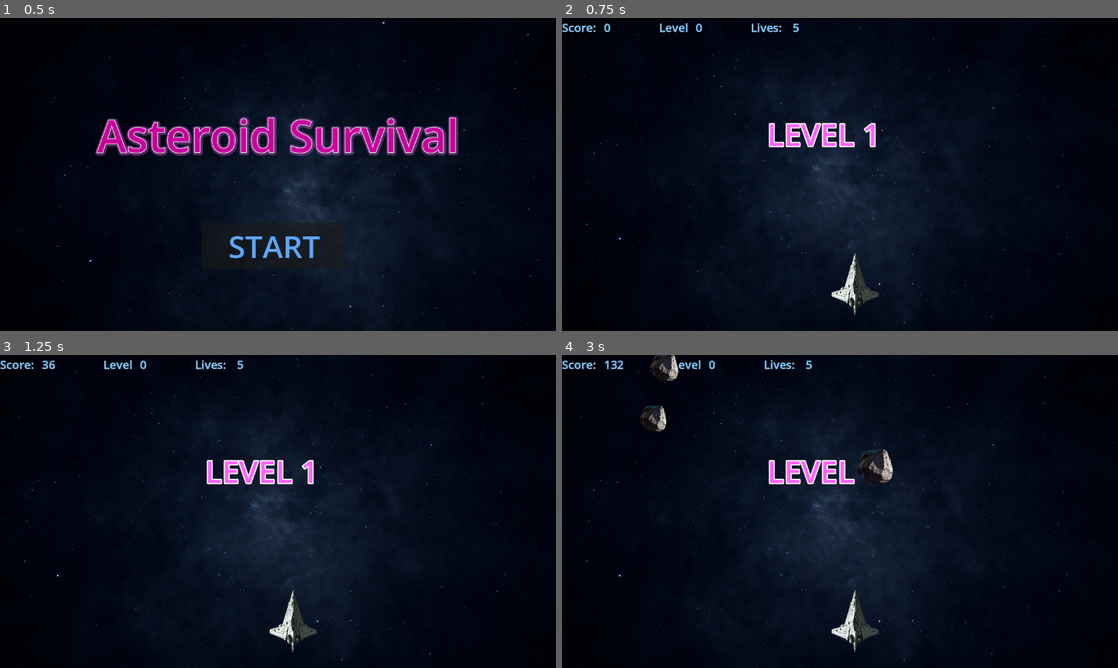
Above: before the commit, frames 1-4 (two rows, left to right).
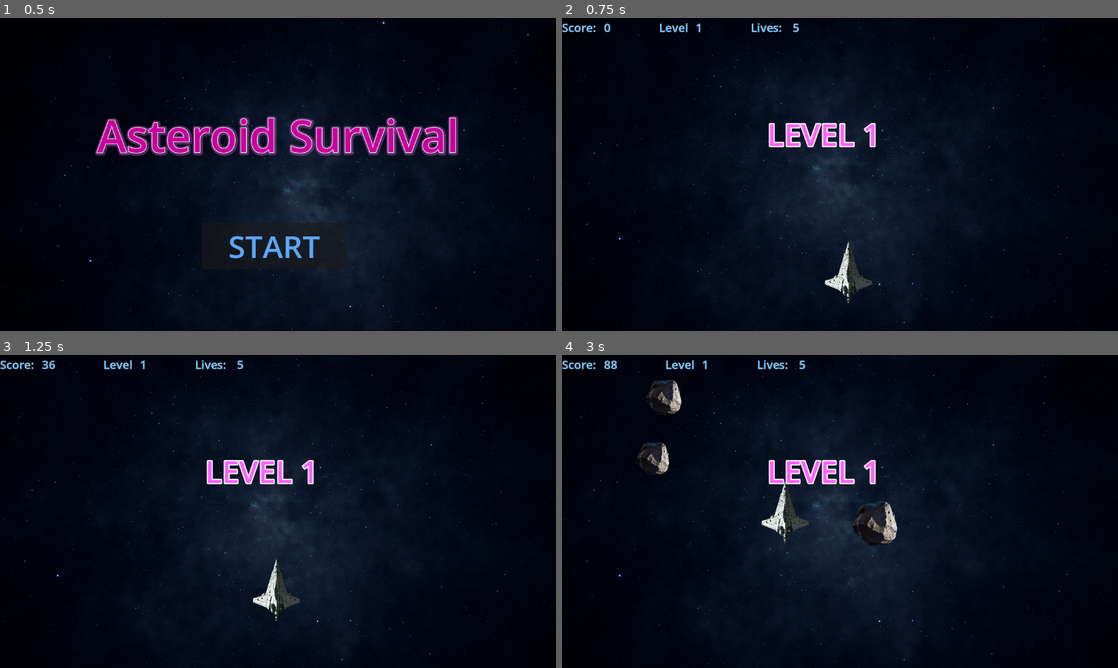
Above: after the commit, the same moments.

Repository: garystorey/godot-space-game
Game: Godot game, scene res://start.tscn
The game is run twice, just before and just after one commit, with the same random seed, the same clock (stepped at 60 frames per second) and the same inputs.
Inputs (mouse positions are in pixels of both pictures, inside the frame that each line leads up to):
- Up to frame 1 (0.5 s): no input
- Up to frame 2 (0.75 s): click "START" at 0.5 s
- Up to frame 3 (1.25 s): no input
- Up to frame 4 (3 s): move the mouse to (962, 495) at 1.27 s; move the mouse to (728, 527) at 2.02 s; move the mouse to (895, 442) at 2.77 s

Frame 1 is identical in both runs. In frame 2, 0.8% of the frame differs, in the area x 24-57%, y 1-96%; in frame 3, 1.0%; in frame 4, 3.5%, in the area x 7-61%, y 0-96%.
Error before the commit: Parse Error: Could not parse global class "AnimateNode" from "res://animation_component.gd". (res://player.gd:8)

Commit message:
update animate node

Diff:
--- a/animation_component.gd
+++ b/animation_component.gd
@@ -1,4 +1,3 @@
-# Godot 4.4 — GDScript
 @tool
 class_name AnimateNode
 extends Node
@@ -43,6 +42,10 @@
 var parent: Node
 var tween_data: Dictionary = {}
 
+# Single-owner tween + start-state snapshot for safe resets
+var _active_tween: Tween
+var _start_snapshot: Dictionary = {} # property_path:String -> start_value:Variant
+
 @export_group("Playback")
 @export var play_parallel: bool = true
 @export var auto_play_on_ready: bool = false
@@ -229,13 +232,11 @@
 @export var size_y_duration := 0.5
 @export var size_y_trans: Tween.TransitionType = Tween.TRANS_SINE
 @export var size_y_ease: Tween.EaseType = Tween.EASE_IN_OUT
-
 @export var size_y_loop := false
 @export var size_y_yoyo := false
 
 
 func _enter_tree() -> void:
-	# Initialize typed sequential_order safely (works in editor because @tool)
 	if sequential_order.is_empty():
 		sequential_order.assign(ALL_KEYS)
 	_refresh_tween_data()
@@ -246,11 +247,10 @@
 	if parent == null:
 		push_warning("AnimateNode has no parent; using self.")
 		parent = self
-	# Don’t auto-run in the editor even if enabled
+	_refresh_tween_data()
+	# Do not auto-run in editor
 	if auto_play_on_ready and not Engine.is_editor_hint():
 		play_enabled()
-	_refresh_tween_data()
-
 
 func _notification(what: int) -> void:
 	if what == NOTIFICATION_POSTINITIALIZE:
@@ -260,76 +260,146 @@
 # Editor button handler (safe, non-recursive)
 func _set_editor_action(value: EditorAction) -> void:
 	if value == EditorAction.RESET_ORDER:
-		sequential_order.assign(ALL_KEYS)  # keeps Array[StringName] typing
+		sequential_order.assign(ALL_KEYS)
 		set_deferred("editor_action", EditorAction.NONE)
 
 
 func play_enabled() -> Tween:
-        _refresh_tween_data()
-
-        var tween: Tween = parent.create_tween()
-        tween.set_parallel(play_parallel)
-
-        var requires_loop := false
-        var has_tracks := false
-
-        var keys: Array[StringName] = play_parallel ? ALL_KEYS : sequential_order
-
-        for key in keys:
-                if not tween_data.has(key):
-                        continue
-
-                var track: Dictionary = tween_data[key]
-                if _apply_track(tween, track):
-                        has_tracks = true
-                        if track.get("loop", false):
-                                requires_loop = true
-
-        if not has_tracks:
-                tween.kill()
-                return tween
-
-        if requires_loop:
-                tween.set_loops()
-
-        tween.play()
-        return tween
+	_refresh_tween_data()
+
+	# 1) If a tween is active, kill and RESTORE touched properties to their start values.
+	if _active_tween != null:
+		_active_tween.kill()
+		if not _start_snapshot.is_empty():
+			_restore_snapshot()
+		_start_snapshot.clear()
+		_active_tween = null
+
+	# 2) Build the next run's plan: keys to animate, with simple conflict resolution.
+	var keys: Array[StringName] = []
+	if play_parallel:
+		keys.assign(ALL_KEYS)
+	else:
+		keys.assign(sequential_order)
+
+	var modulate_on: bool = _is_track_enabled(&"modulate")
+	var alpha_on: bool = _is_track_enabled(&"alpha")
+	var self_mod_on: bool = _is_track_enabled(&"self_modulate")
+	var self_alpha_on: bool = _is_track_enabled(&"self_alpha")
+
+	# If both modulate and alpha variants are enabled, prefer full color (modulate).
+	var skip_alpha: bool = modulate_on and alpha_on
+	var skip_self_alpha: bool = self_mod_on and self_alpha_on
+
+	# 3) Snapshot start values for every track we are about to animate.
+	for key in keys:
+		if not tween_data.has(key):
+			continue
+		if key == &"alpha" and skip_alpha:
+			continue
+		if key == &"self_alpha" and skip_self_alpha:
+			continue
+
+		var track: Dictionary = tween_data[key]
+		if not track.get("enabled", false):
+			continue
+
+		var property_path_v: Variant = track.get("property", "")
+		var property_path: String = property_path_v as String
+		if property_path.is_empty():
+			continue
+
+		_start_snapshot[property_path] = _get_property_value(property_path)
+
+	# 4) Create and populate the tween
+	var tween: Tween = parent.create_tween() # no global set_parallel()
+	_active_tween = tween
+	_active_tween.finished.connect(_on_tween_finished)
+
+	var requires_loop := false
+	var has_tracks := false
+
+	for key in keys:
+		if not tween_data.has(key):
+			continue
+		if key == &"alpha" and skip_alpha:
+			continue
+		if key == &"self_alpha" and skip_self_alpha:
+			continue
+
+		var track2: Dictionary = tween_data[key]
+		if _apply_track(tween, track2):
+			has_tracks = true
+			if track2.get("loop", false):
+				requires_loop = true
+
+	if not has_tracks:
+		_active_tween = null
+		tween.kill()
+		return tween
+
+	if requires_loop:
+		tween.set_loops() # infinite
+
+	tween.play()
+	return tween
 
 
 func _apply_track(tween: Tween, track: Dictionary) -> bool:
-        if not track.get("enabled", false):
-                return false
-
-        var property_path: String = track.get("property", "")
-        if property_path.is_empty():
-                return false
-
-        var duration: float = track.get("duration", 0.5)
-        var trans: Tween.TransitionType = track.get("trans", Tween.TRANS_LINEAR)
-        var ease: Tween.EaseType = track.get("ease", Tween.EASE_IN_OUT)
-        var host: Tween = play_parallel ? tween.parallel() : tween
-        var start_value: Variant = null
-        var use_yoyo := track.get("yoyo", false)
-
-        if use_yoyo:
-                start_value = _get_property_value(property_path)
-
-        host.tween_property(
-                parent,
-                property_path,
-                track.get("to"),
-                duration
-        ).set_trans(trans).set_ease(ease)
-
-        if use_yoyo:
-                host.tween_property(
-                        parent,
-                        property_path,
-                        start_value,
-                        duration
-                ).set_trans(trans).set_ease(ease)
-
-        return true
+	if not track.get("enabled", false):
+		return false
+
+	var property_path_v: Variant = track.get("property", "")
+	var property_path: String = property_path_v as String
+	if property_path.is_empty():
+		return false
+
+	var duration: float = track.get("duration", 0.5)
+	var trans: Tween.TransitionType = track.get("trans", Tween.TRANS_LINEAR)
+	var tease: Tween.EaseType = track.get("ease", Tween.EASE_IN_OUT)
+
+	# Parallel between tracks if requested, sequential otherwise.
+	var host: Tween = tween
+	if play_parallel:
+		host = tween.parallel()
+
+	var use_yoyo: bool = track.get("yoyo", false)
+	var start_value: Variant = null
+	if use_yoyo:
+		# Use the snapshotted *start* value (consistent reset) rather than a possibly partial value.
+		if _start_snapshot.has(property_path):
+			start_value = _start_snapshot[property_path]
+		else:
+			start_value = _get_property_value(property_path)
+
+	host.tween_property(
+		parent,
+		property_path,
+		track.get("to"),
+		duration
+	).set_trans(trans).set_ease(tease)
+
+	if use_yoyo:
+		host.tween_property(
+			parent,
+			property_path,
+			start_value,
+			duration
+		).set_trans(trans).set_ease(tease)
+
+	return true
+
+
+func _restore_snapshot() -> void:
+	for property_path in _start_snapshot.keys():
+		_set_property_value(String(property_path), _start_snapshot[property_path])
+
+
+func _set_property_value(property_path: String, value: Variant) -> void:
+	if property_path.find(":") != -1:
+		parent.set_indexed(property_path, value)
+	else:
+		parent.set(property_path, value)
 
 
 func _refresh_tween_data() -> void:
@@ -345,43 +415,56 @@
 		&"alpha": _make_track_entry(alpha_enabled, P.alpha, alpha_to, alpha_duration, alpha_trans, alpha_ease, alpha_loop, alpha_yoyo),
 		&"self_modulate": _make_track_entry(self_modulate_enabled, P.self_modulate, self_modulate_to, self_modulate_duration, self_modulate_trans, self_modulate_ease, self_modulate_loop, self_modulate_yoyo),
 		&"self_alpha": _make_track_entry(self_alpha_enabled, P.self_alpha, self_alpha_to, self_alpha_duration, self_alpha_trans, self_alpha_ease, self_alpha_loop, self_alpha_yoyo),
-                &"skew": _make_track_entry(skew_enabled, P.skew, skew_to, skew_duration, skew_trans, skew_ease, skew_loop, skew_yoyo),
-                &"gpos_x": _make_track_entry(gpos_x_enabled, P.gpos_x, gpos_x_to, gpos_x_duration, gpos_x_trans, gpos_x_ease, gpos_x_loop, gpos_x_yoyo),
-                &"gpos_y": _make_track_entry(gpos_y_enabled, P.gpos_y, gpos_y_to, gpos_y_duration, gpos_y_trans, gpos_y_ease, gpos_y_loop, gpos_y_yoyo),
-                &"grot_deg": _make_track_entry(grot_enabled, P.grot_deg, grot_to_degrees, grot_duration, grot_trans, grot_ease, grot_loop, grot_yoyo),
-                &"gscale_x": _make_track_entry(gscale_x_enabled, P.gscale_x, gscale_x_to, gscale_x_duration, gscale_x_trans, gscale_x_ease, gscale_x_loop, gscale_x_yoyo),
-                &"gscale_y": _make_track_entry(gscale_y_enabled, P.gscale_y, gscale_y_to, gscale_y_duration, gscale_y_trans, gscale_y_ease, gscale_y_loop, gscale_y_yoyo),
-                &"size_x": _make_track_entry(size_x_enabled, P.size_x, size_x_to, size_x_duration, size_x_trans, size_x_ease, size_x_loop, size_x_yoyo),
-                &"size_y": _make_track_entry(size_y_enabled, P.size_y, size_y_to, size_y_duration, size_y_trans, size_y_ease, size_y_loop, size_y_yoyo),
+		&"skew": _make_track_entry(skew_enabled, P.skew, skew_to, skew_duration, skew_trans, skew_ease, skew_loop, skew_yoyo),
+		&"gpos_x": _make_track_entry(gpos_x_enabled, P.gpos_x, gpos_x_to, gpos_x_duration, gpos_x_trans, gpos_x_ease, gpos_x_loop, gpos_x_yoyo),
+		&"gpos_y": _make_track_entry(gpos_y_enabled, P.gpos_y, gpos_y_to, gpos_y_duration, gpos_y_trans, gpos_y_ease, gpos_y_loop, gpos_y_yoyo),
+		&"grot_deg": _make_track_entry(grot_enabled, P.grot_deg, grot_to_degrees, grot_duration, grot_trans, grot_ease, grot_loop, grot_yoyo),
+		&"gscale_x": _make_track_entry(gscale_x_enabled, P.gscale_x, gscale_x_to, gscale_x_duration, gscale_x_trans, gscale_x_ease, gscale_x_loop, gscale_x_yoyo),
+		&"gscale_y": _make_track_entry(gscale_y_enabled, P.gscale_y, gscale_y_to, gscale_y_duration, gscale_y_trans, gscale_y_ease, gscale_y_loop, gscale_y_yoyo),
+		&"size_x": _make_track_entry(size_x_enabled, P.size_x, size_x_to, size_x_duration, size_x_trans, size_x_ease, size_x_loop, size_x_yoyo),
+		&"size_y": _make_track_entry(size_y_enabled, P.size_y, size_y_to, size_y_duration, size_y_trans, size_y_ease, size_y_loop, size_y_yoyo),
 	}
 
 
 func _make_track_entry(
-        enabled: bool,
-        property_path: String,
-        to_value: Variant,
-        duration: float,
-        trans: Tween.TransitionType,
-        ease: Tween.EaseType,
-        loop: bool,
-        yoyo: bool
+	enabled: bool,
+	property_path: String,
+	to_value: Variant,
+	duration: float,
+	trans: Tween.TransitionType,
+	tease: Tween.EaseType,
+	loop: bool,
+	yoyo: bool
 ) -> Dictionary:
-        return {
-                "enabled": enabled,
-                "property": property_path,
-                "to": to_value,
-                "duration": duration,
-                "trans": trans,
-                "ease": ease,
-                "loop": loop,
-                "yoyo": yoyo,
-        }
+	return {
+		"enabled": enabled,
+		"property": property_path,
+		"to": to_value,
+		"duration": duration,
+		"trans": trans,
+		"ease": tease,
+		"loop": loop,
+		"yoyo": yoyo,
+	}
 
 
 func _get_property_value(property_path: String) -> Variant:
 	if property_path.find(":") != -1:
 		return parent.get_indexed(property_path)
 	return parent.get(property_path)
+
+
+func _is_track_enabled(key: StringName) -> bool:
+	if not tween_data.has(key):
+		return false
+	var d: Dictionary = tween_data[key]
+	return (d.get("enabled", false)) as bool
+
+
+func _on_tween_finished() -> void:
+	# Clear bookkeeping when a run completes naturally.
+	_active_tween = null
+	_start_snapshot.clear()
 
 
 # Editor-time validation messages
--- a/game.gd
+++ b/game.gd
@@ -29,7 +29,7 @@
 	round_timer.timeout.connect(_on_round_timer_timeout)
 	round_display_timer.timeout.connect(_on_display_timeout)
 	player.dead.connect(_on_dead)
-
+	print('firing sound in ready')
 	sfx.stream = LEVEL_SFX
 	round_text.text = str(0)
 	score_text.text = str(0)
@@ -90,6 +90,7 @@
 	max_scale += 0.05
 
 	var level := int(round_text.text)
+	print('firing sound in _on_round_timer_timoeout')
 	sfx.play()
 
 	level += 1
--- a/game.tscn
+++ b/game.tscn
@@ -46,13 +46,15 @@
 [node name="AnimateNode" type="Node" parent="Player/Sprite2D"]
 unique_name_in_owner = true
 script = ExtResource("6_j5wjh")
-auto_play_on_ready = true
 sequential_order = Array[StringName]([&"pos_x", &"pos_y", &"rot_deg", &"scale_x", &"scale_y", &"pivot_x", &"pivot_y", &"modulate", &"alpha", &"self_modulate", &"self_alpha", &"skew", &"gpos_x", &"gpos_y", &"grot_deg", &"gscale_x", &"gscale_y", &"size_x", &"size_y"])
 modulate_enabled = true
-modulate_to = Color(0.57254905, 0.17254902, 0.9882353, 1)
-modulate_loop = true
+modulate_to = Color(0.87058824, 0, 0, 1)
+modulate_duration = 0.25
 modulate_yoyo = true
 metadata/_custom_type_script = "uid://dvronq2ujghfp"
+
+[node name="ShipSfx" type="AudioStreamPlayer2D" parent="Player/Sprite2D"]
+unique_name_in_owner = true
 
 [node name="CollisionPolygon2D" type="CollisionPolygon2D" parent="Player"]
 unique_name_in_owner = true
--- a/player.gd
+++ b/player.gd
@@ -4,8 +4,8 @@
 
 @onready var score_text: Label = %ScoreText
 @onready var lives_text: Label = %LivesText
-@onready var sfx: AudioStreamPlayer2D = %Sfx
 @onready var animate_node: AnimateNode = %AnimateNode
+@onready var ship_sfx: AudioStreamPlayer2D = %ShipSfx
 
 @export var max_lives: int = 5
 
@@ -32,7 +32,7 @@
 	body_entered.connect(_on_body_entered)
 	body_exited.connect(_on_body_exited)
 
-	sfx.stream = HIT_SFX
+	ship_sfx.stream = HIT_SFX
 	current_lives = max_lives
 	lives_text.text = str(current_lives)
 
@@ -88,7 +88,8 @@
 	var rb := body as RigidBody2D
 	rb.sleeping = false
 	animate_node.play_enabled()
-	sfx.play()
+	print('playing in player _on_body_entered')
+	ship_sfx.play()
 
 	var dir: Vector2 = rb.global_position - global_position
 	if dir == Vector2.ZERO:
